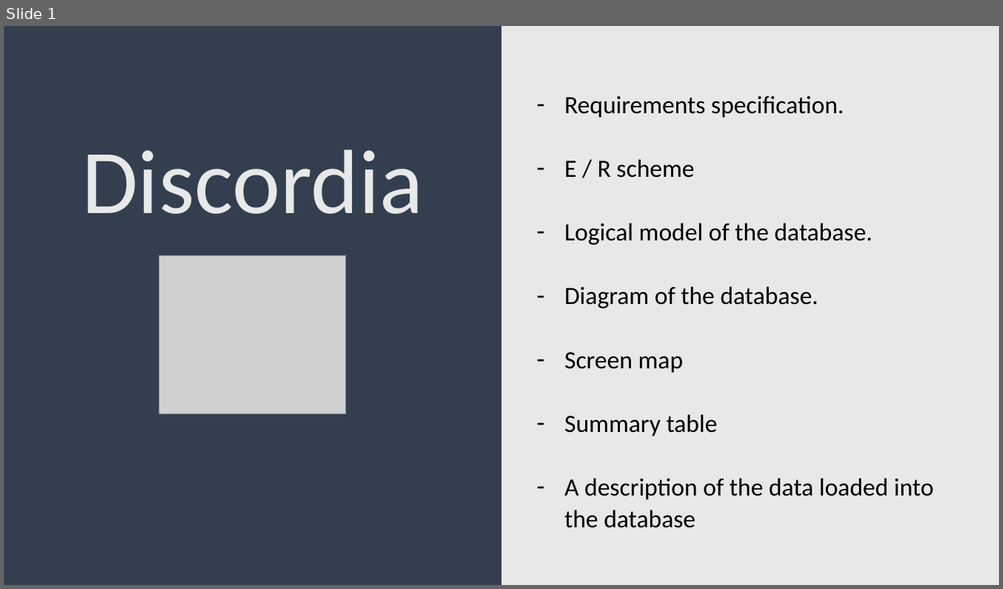
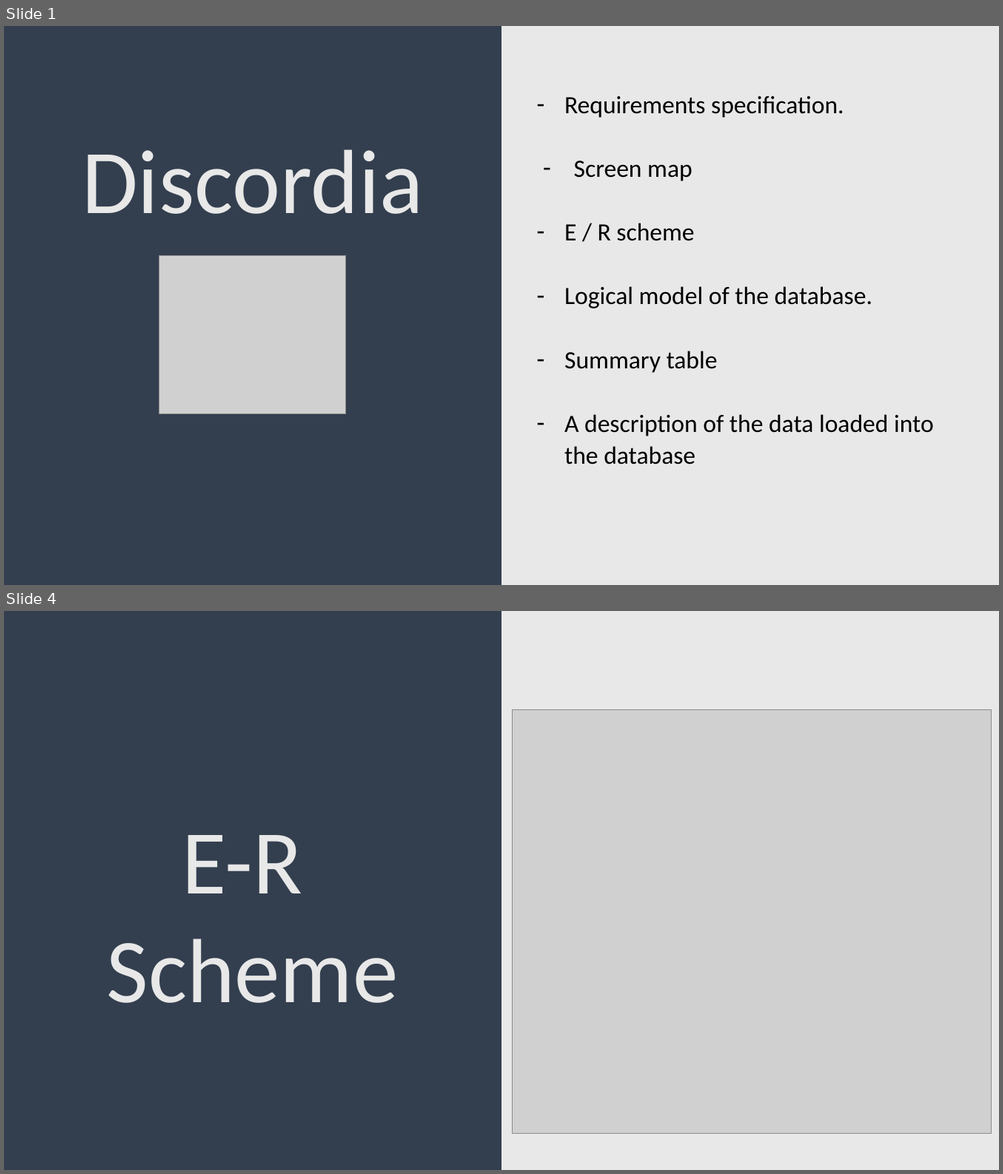
Before and after one commit to DaniGFClase/Operacion-Discordia, a slide deck: documentation/Exposition.pptx. Shown one above the other, each under a label of ours: slide 1 before the commit, slides 1 and 4 after it; the slides between them are not shown. The pictures are 1003x589 and 1003x1174 pixels, drawn with LibreOffice and Linux fonts; fonts in the diff are those of the drawing; grey boxes stand for pictures. Boxes give left, top, right and bottom in pixels: in the first picture for what was removed or moved away, otherwise in the second. Text is boxed around its words. In the diff, an @@ line names an element or a change of style, - is before the commit and + after.

```diff
--- a/documentation/Exposition.pptx
+++ b/documentation/Exposition.pptx
@@ slide 4 added at (4, 611, 999, 1170), background gradient #333F50 to #E8E8E8 @@
@@ picture added at (512, 709, 990, 1134) @@
@@ text added at (107, 835, 398, 1003), 88 pt, text #E8E8E8 @@
+E-R
+Scheme
@@ slide 1 changed as well @@
@@ text at (564, 96, 933, 465): indent changed; less space between paragraphs @@
@@ text at (574, 161, 692, 181): paragraph added @@
+– Screen map
@@ text at (564, 286, 818, 373): paragraphs removed @@
-– Diagram of the database.
-– Screen map
```
Also in this commit, not shown: 9 other slides added, 8 slides removed, 4 other files.
